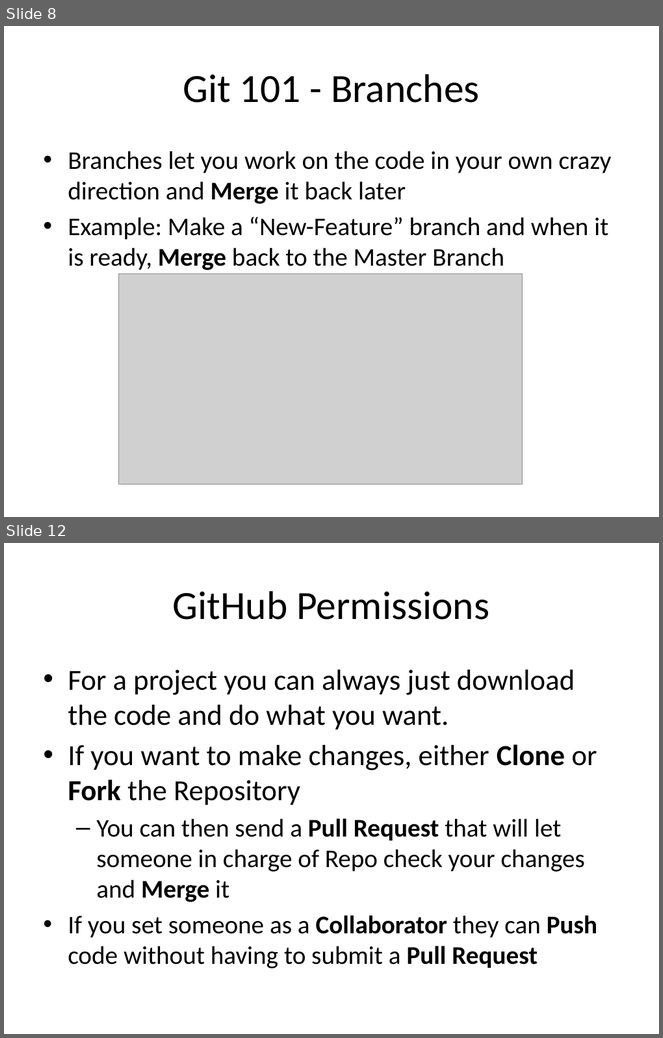
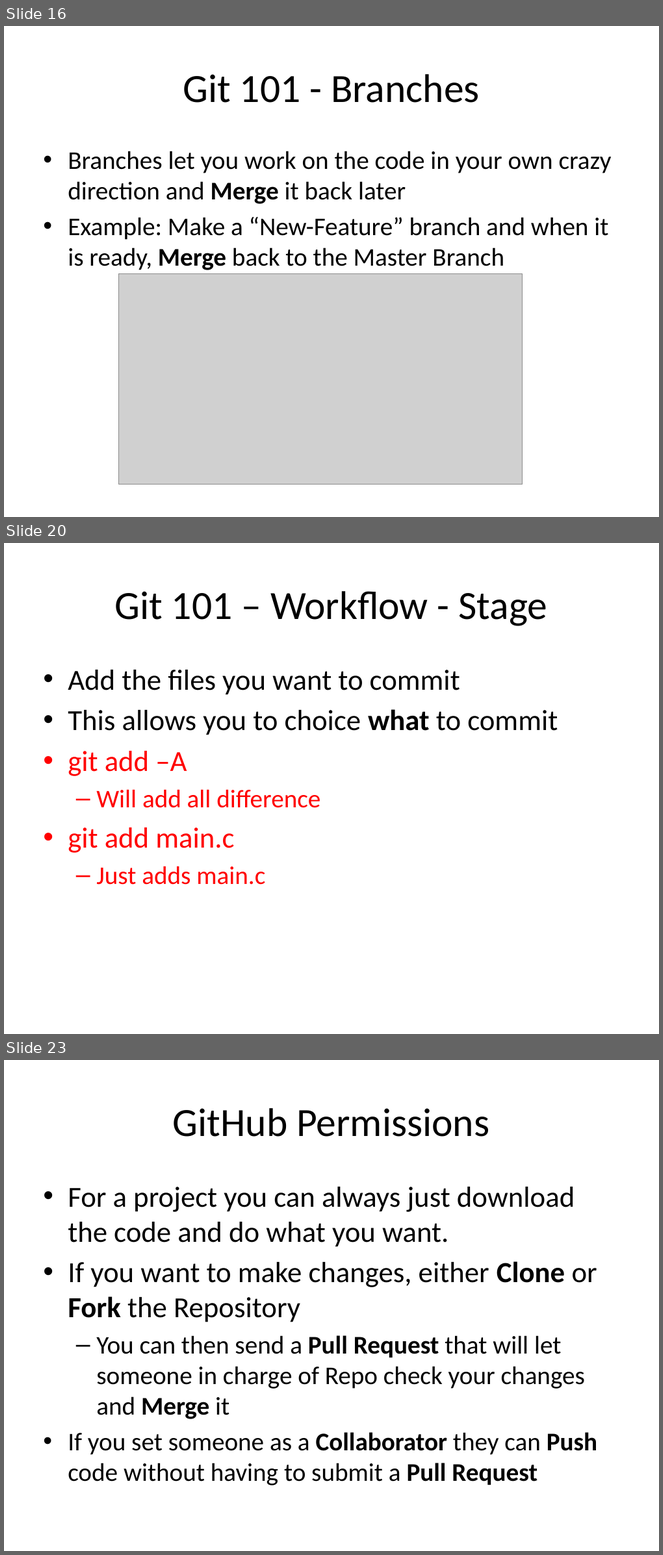
Before and after one commit to sjfricke/IEEE-Mini-Projects-UW-Madison, a slide deck: Tutorial/PowerPoint Versions/Git and using GitHub.pptx. Shown one above the other, each under a label of ours: slides 8 and 12 before the commit, slides 16, 20 and 23 after it; the slides between them are not shown. The pictures are 663x1038 and 663x1555 pixels, drawn with LibreOffice and Linux fonts; fonts in the diff are those of the drawing; grey boxes stand for pictures. Boxes give left, top, right and bottom in pixels: in the first picture for what was removed or moved away, otherwise in the second. Text is boxed around its words. In the diff, an @@ line names an element or a change of style, - is before the commit and + after.

```diff
--- a/Tutorial/PowerPoint Versions/Git and using GitHub.pptx
+++ b/Tutorial/PowerPoint Versions/Git and using GitHub.pptx
@@ slide 20 added at (4, 543, 659, 1034), background #FFFFFF @@
@@ title added at (115, 591, 548, 626), 44 pt, text #000000 @@
+Git 101 – Workflow - Stage
@@ text added at (68, 670, 558, 885), 32 pt, text #000000 @@
+• Add the files you want to commit
+• This allows you to choice what to commit
+• git add –A
+  – Will add all difference
+• git add main.c
+  – Just adds main.c
@@ what was slide 8 is now slide 16 @@
@@ what was slide 12 is now slide 23 @@
```
Also in this commit, not shown: 6 slides changed, 15 other slides added, 2 other files.
